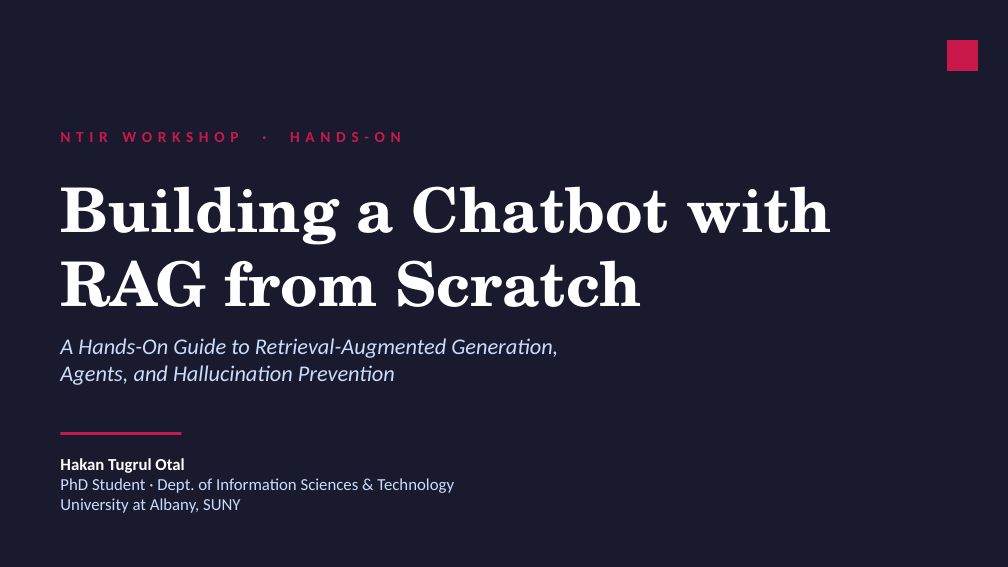
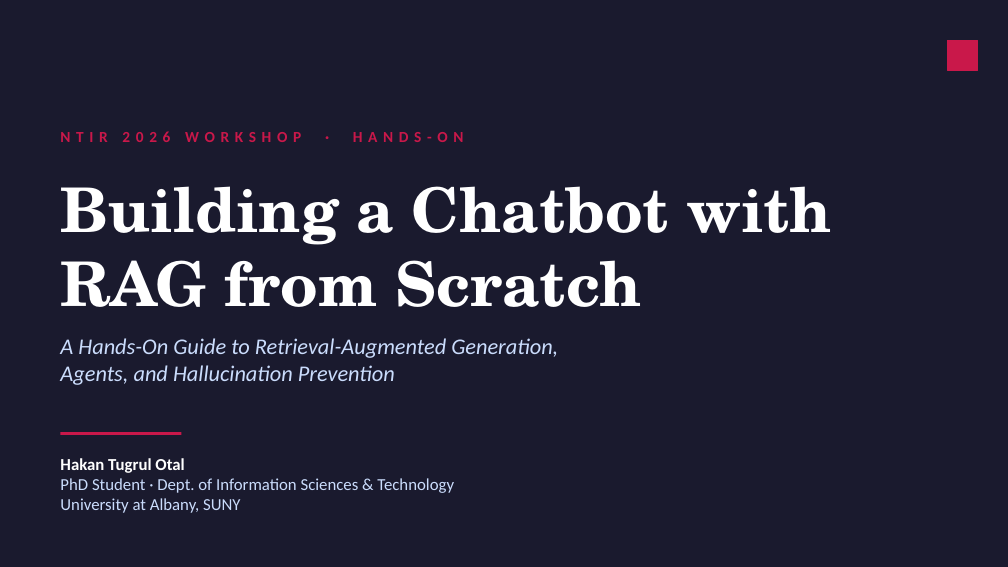
Before and after one commit to hakanotal/workshop-rag-chatbot, a slide deck: slide 1 of workshop_slides.pptx. Drawn at 1008x567 pixels with LibreOffice and Linux fonts; fonts in the diff are those of the drawing. Boxes give left, top, right and bottom in pixels: in the first picture for what was removed or moved away, otherwise in the second. Text is boxed around its words. In the diff, an @@ line names an element or a change of style, - is before the commit and + after.

Commit message:
Update workshop materials

```diff
--- a/workshop_slides.pptx
+++ b/workshop_slides.pptx
@@ text at <box>60,131,464,142</box>: text changed @@
-NTIR WORKSHOP · HANDS-ON
+NTIR 2026 WORKSHOP · HANDS-ON
```
Also in this commit, not shown: 3 other slides changed, 12 other files.
